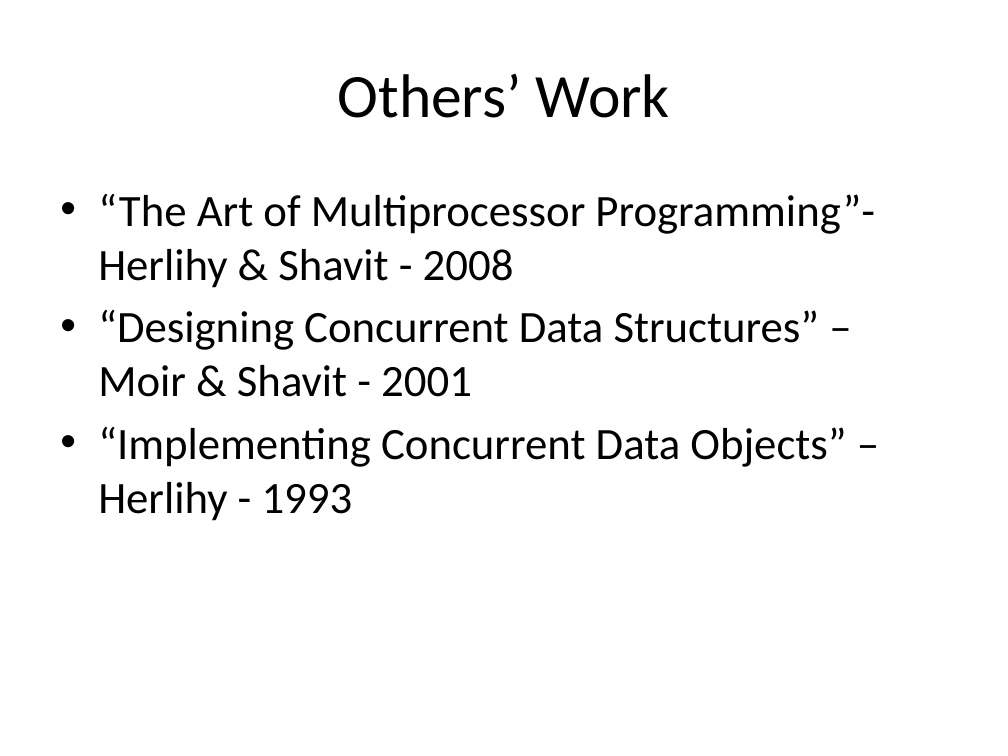
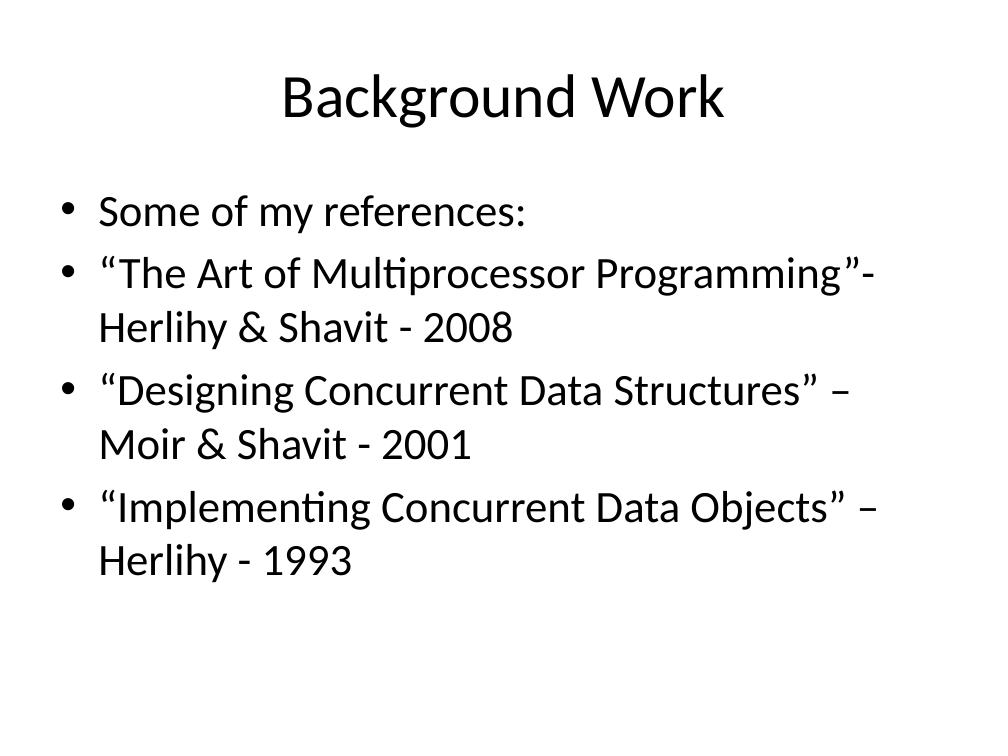
Before and after one commit to gibsonma/FYP, a slide deck: slide 5 of Report/FYP_Presentation.pptx (slide 4 before the commit). Drawn at 1008x756 pixels with LibreOffice and Linux fonts; fonts in the diff are those of the drawing. Boxes give left, top, right and bottom in pixels: in the first picture for what was removed or moved away, otherwise in the second. Text is boxed around its words. In the diff, an @@ line names an element or a change of style, - is before the commit and + after.

```diff
--- a/Report/FYP_Presentation.pptx
+++ b/Report/FYP_Presentation.pptx
@@ title at [282, 74, 725, 128]: text changed @@
-Others’ Work
+Background Work
@@ text at [98, 195, 526, 234]: paragraph added @@
+• Some of my references:
```
Also in this commit, not shown: 3 other slides changed, 5 slides added.
